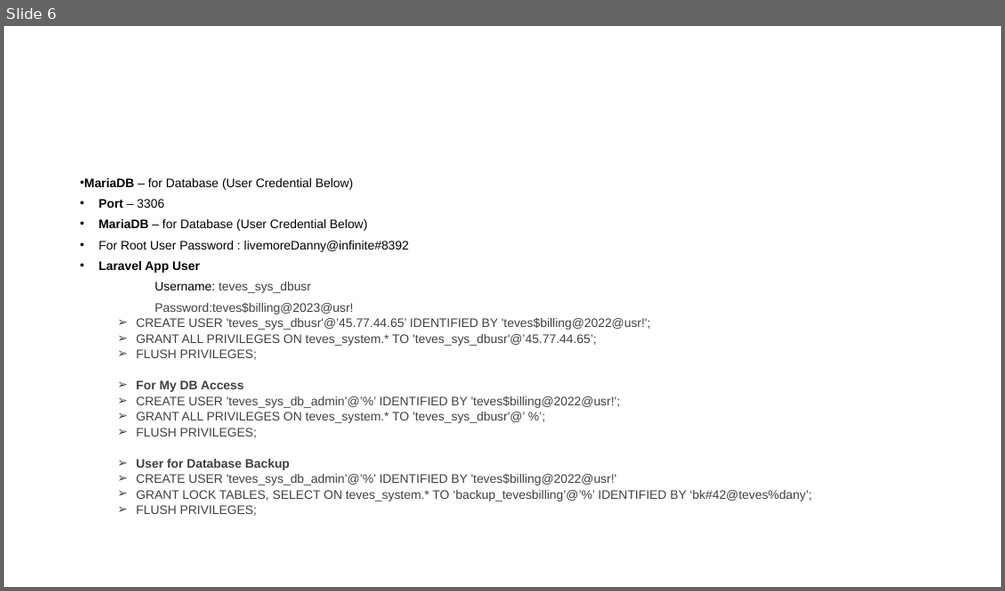
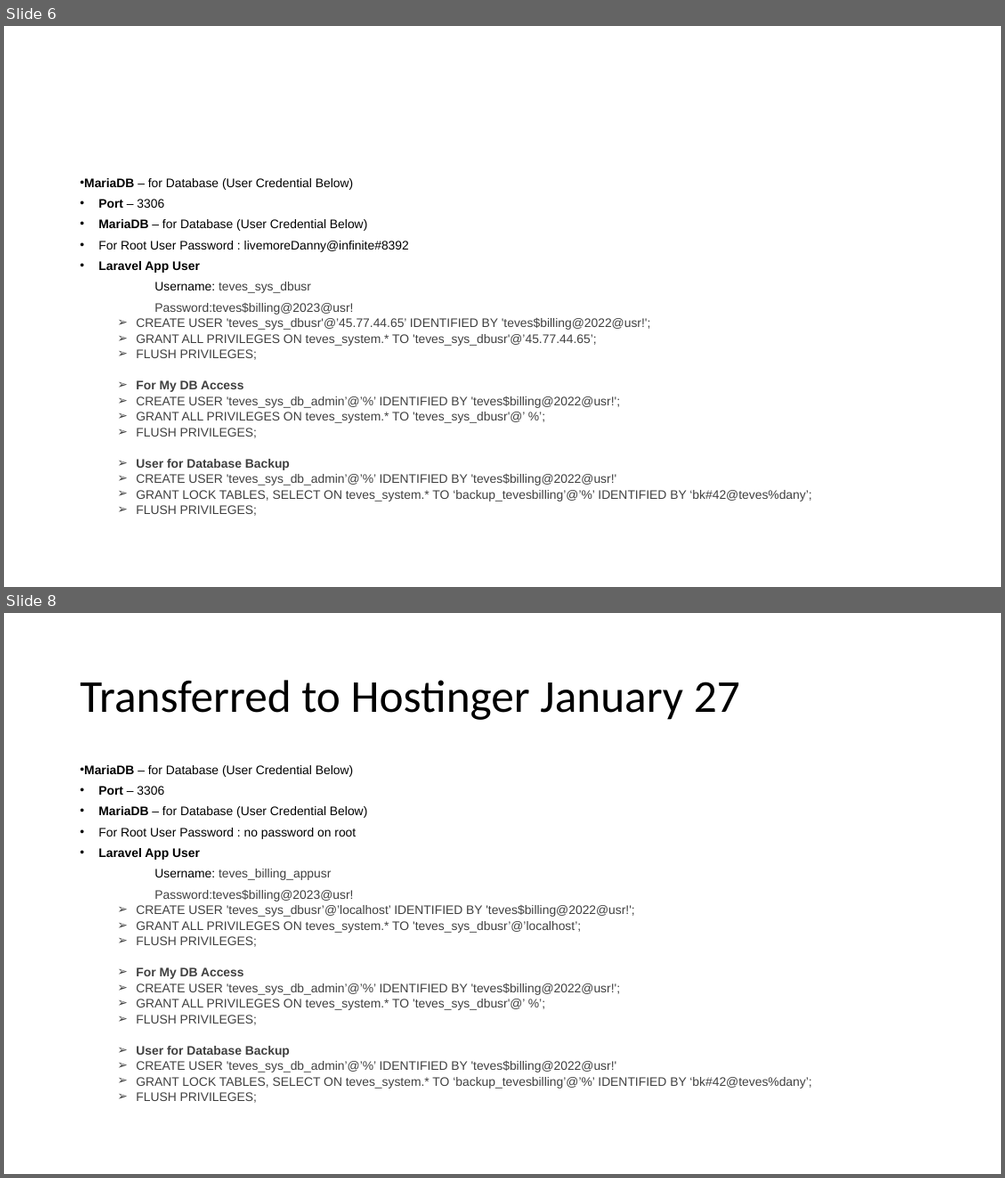
Before and after one commit to baluyotdaniloangelo/Teves_Billing_System, a slide deck: Documents/Teves Documentation.pptm. Shown one above the other, each under a label of ours: slide 6 before the commit, slides 6 and 8 after it; the slides between them are not shown. The pictures are 1005x591 and 1005x1178 pixels, drawn with LibreOffice and Linux fonts; fonts in the diff are those of the drawing. Boxes give left, top, right and bottom in pixels: in the first picture for what was removed or moved away, otherwise in the second. Text is boxed around its words. In the diff, an @@ line names an element or a change of style, - is before the commit and + after.

Commit message:
teves

```diff
--- a/Documents/Teves Documentation.pptm
+++ b/Documents/Teves Documentation.pptm
@@ slide 8 added at (4,613,1001,1174), background #FFFFFF @@
@@ title added at (80,680,740,720), 44 pt, text #000000 @@
+Transferred to Hostinger January 27
@@ text added at (84,765,811,1103), 11.9 pt, text #404040 @@
+• MariaDB – for Database (User Credential Below)
+• Port – 3306
+• MariaDB – for Database (User Credential Below)
+• For Root User Password : no password on root
+• Laravel App User
+Username: teves_billing_appusr
+Password:teves$billing@2023@usr!
+  ➢ CREATE USER 'teves_sys_dbusr’@’localhost’ IDENTIFIED BY 'teves$billing@2022@usr!';
+  ➢ GRANT ALL PRIVILEGES ON teves_system.* TO 'teves_sys_dbusr’@’localhost’;
+  ➢ FLUSH PRIVILEGES;
+  ➢ For My DB Access
+  ➢ CREATE USER 'teves_sys_db_admin’@’%’ IDENTIFIED BY 'teves$billing@2022@usr!';
+  ➢ GRANT ALL PRIVILEGES ON teves_system.* TO 'teves_sys_dbusr'@’ %’;
+  ➢ FLUSH PRIVILEGES;
+  ➢ User for Database Backup
+  ➢ CREATE USER 'teves_sys_db_admin’@’%’ IDENTIFIED BY 'teves$billing@2022@usr!'
+  ➢ GRANT LOCK TABLES, SELECT ON teves_system.* TO ‘backup_tevesbilling’@’%’ IDENTIFIED BY ‘bk#42@teves%dany’;
+  ➢ FLUSH PRIVILEGES;
```
Also in this commit, not shown: 1 other slide added, 1 other file.
